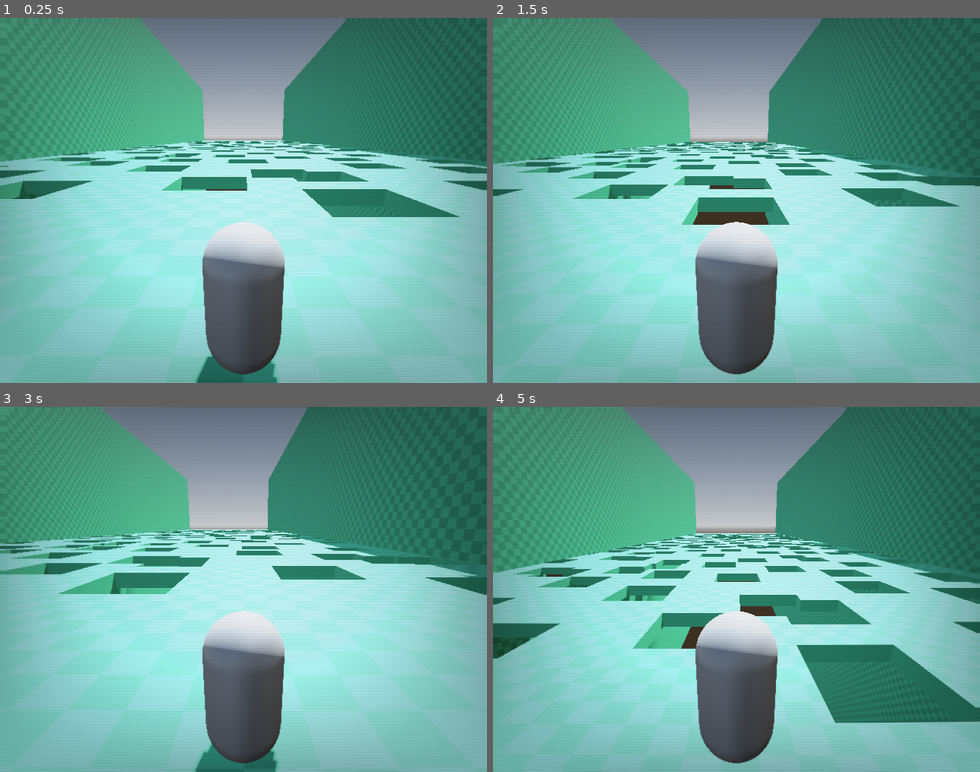
Above: before the commit, frames 1-4 (two rows, left to right).
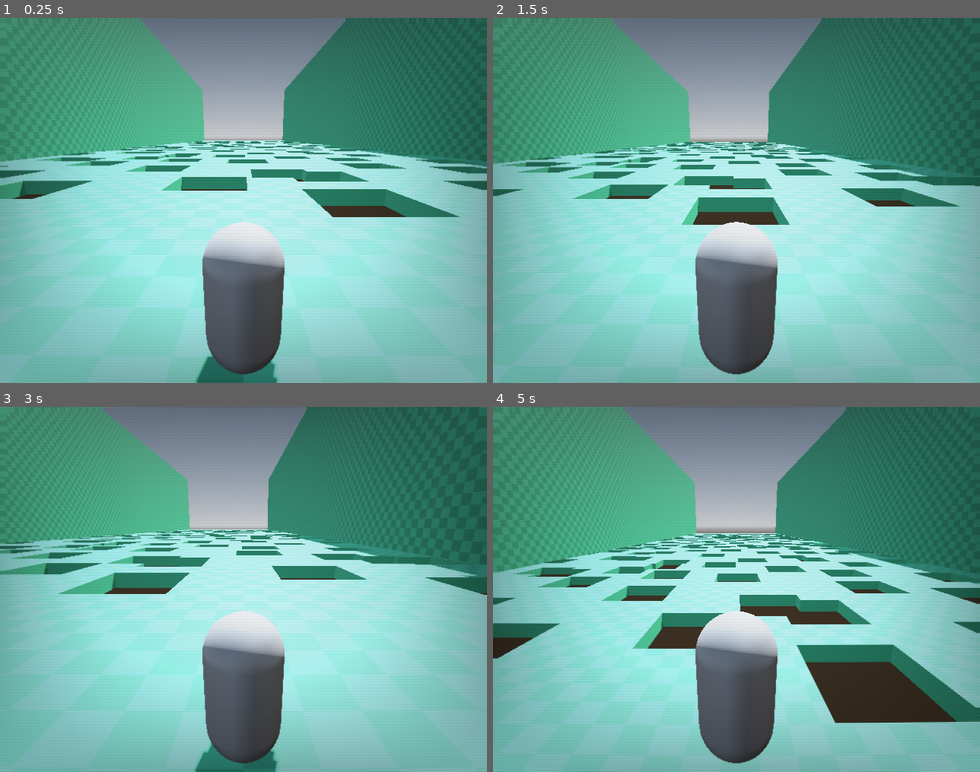
Above: after the commit, the same moments.

Repository: lognasmeow/Wonder
Game: Godot game, scene res://Maps/map_main.tscn
Two runs of this game, one before a commit and one after it. Both use one fixed random seed, a clock stepped at 60 frames per second and the inputs below.
Inputs:
- Up to frame 1 (0.25 s): no input
- Up to frame 2 (1.5 s): tap Enter at 0.5 s; hold D (right) 0.53-1.28 s; tap Space (jump) at 0.77 s; hold S (down) from 1.28 s (still down)
- Up to frame 3 (3 s): tap Space (jump) at 1.52, 2 s; release S (down) at 2.03 s; hold D (right) 2.03-2.78 s; hold W (up) from 2.78 s (still down)
- Up to frame 4 (5 s): tap Space (jump) at 3.02, 3.77, 4.52 s; release W (up) at 3.53 s; hold A (left) from 3.53 s (still down)

The runs differ from the first frame. In frame 1, 0.5% of the frame differs, in the area x 2-84%, y 44-55%; in frame 2, 0.3%; in frame 3, 0.3%; in frame 4, 5.1%, in the area x 0-100%, y 41-87%.

Commit message:
add subtractive csg

Diff:
--- a/Assets/Models/Arenas/arena_main.tscn
+++ b/Assets/Models/Arenas/arena_main.tscn
@@ -2158,3 +2158,9 @@
 operation = 2
 size = Vector3(5, 5, 5)
 material = ExtResource("1_0u2aa")
+
+[node name="CSGBox3DSubtractive288" type="CSGBox3D" parent="CSGCombiner3D" unique_id=1697257880]
+transform = Transform3D(1, 0, 0, 0, 1, 0, 0, 0, 1, -6.796097, -32.75515, -48.537754)
+operation = 2
+size = Vector3(103.230865, 64.36719, 216.88211)
+material = ExtResource("1_0u2aa")
